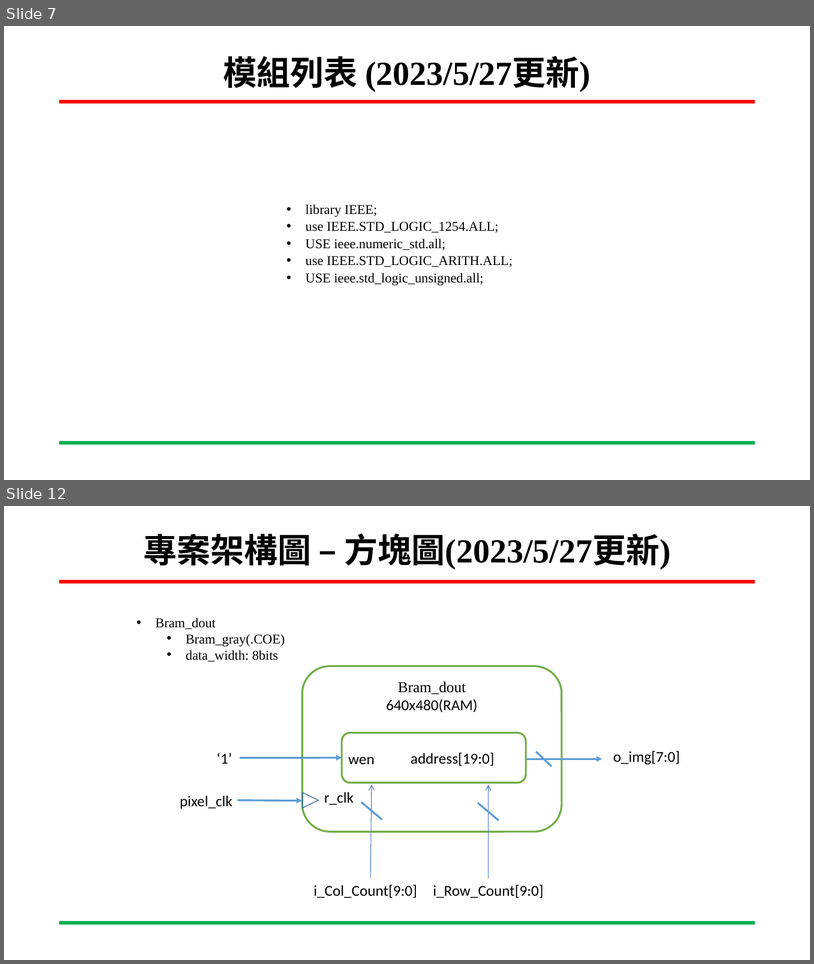
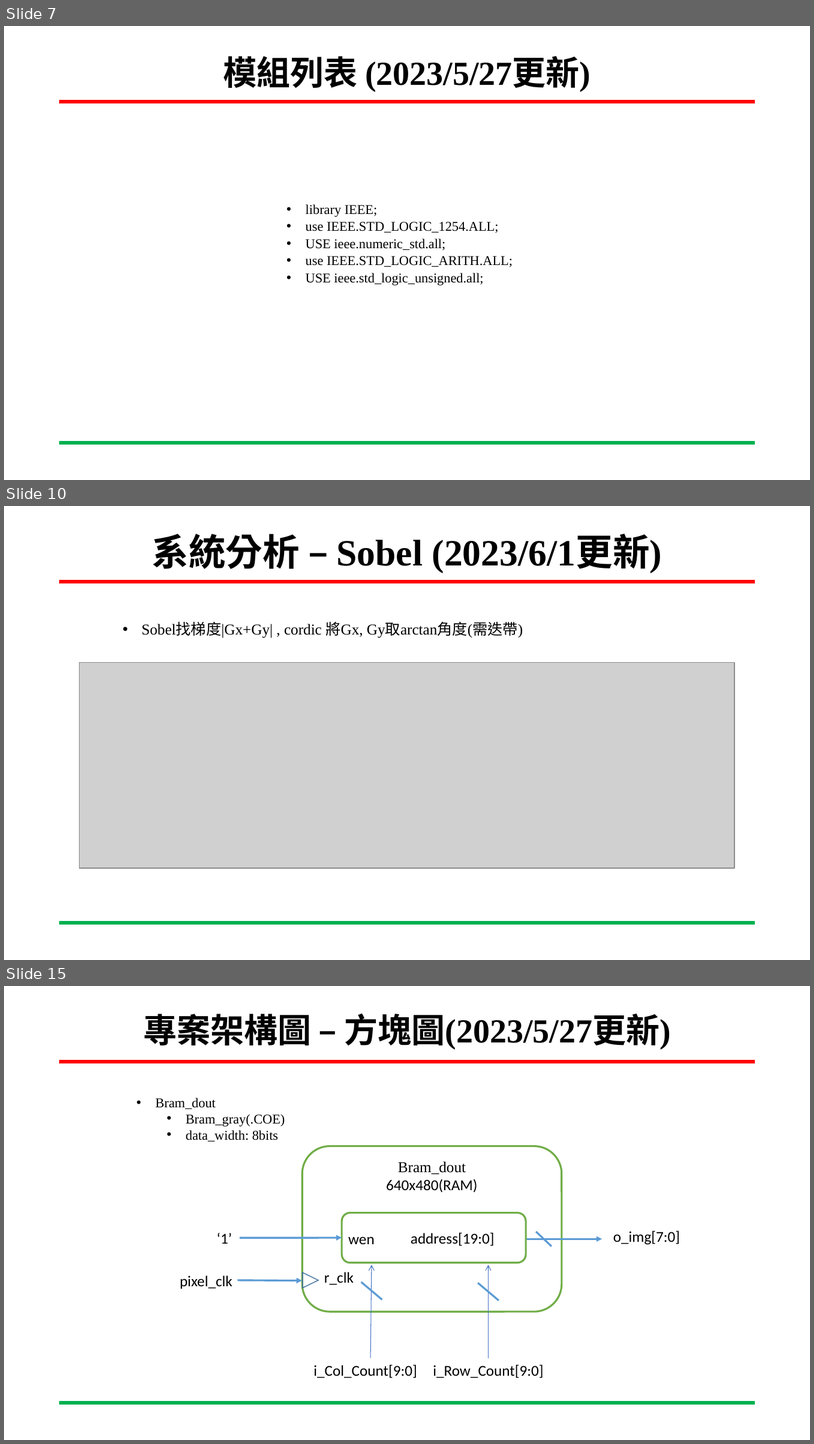
Before and after one commit to ing0331/FPGA, a slide deck: HW8_Canny_BRam/N06-Tutorial/專案進度報告-Canny_VGA-吳東穎-20230607.pptx. Shown one above the other, each under a label of ours: slides 7 and 12 before the commit, slides 7, 10 and 15 after it; the slides between them are not shown. The pictures are 814x964 and 814x1444 pixels, drawn with LibreOffice and Linux fonts; fonts in the diff are those of the drawing; grey boxes stand for pictures; background and template pictures are left out. Boxes give left, top, right and bottom in pixels: in the first picture for what was removed or moved away, otherwise in the second. Text is boxed around its words. In the diff, an @@ line names an element or a change of style, - is before the commit and + after.

```diff
--- a/HW8_Canny_BRam/N06-Tutorial/專案進度報告-Canny_VGA-吳東穎-20230607.pptx
+++ b/HW8_Canny_BRam/N06-Tutorial/專案進度報告-Canny_VGA-吳東穎-20230607.pptx
@@ slide 10 added at box(4, 506, 810, 960), background #FFFFFF; not listed: 2 template elements that a slide beside it also shows @@
@@ title added at box(152, 534, 663, 573), 44 pt, text #000000, bold @@
+系統分析 – Sobel (2023/6/1更新)
@@ text added at box(141, 622, 523, 638), 18 pt, text #000000 @@
+  • Sobel找梯度|Gx+Gy| , cordic 將Gx, Gy取arctan角度(需迭帶)
@@ picture added at box(80, 662, 735, 868) @@
@@ what was slide 12 is now slide 15 @@
```
Also in this commit, not shown: 5 slides changed, 5 other slides added.
